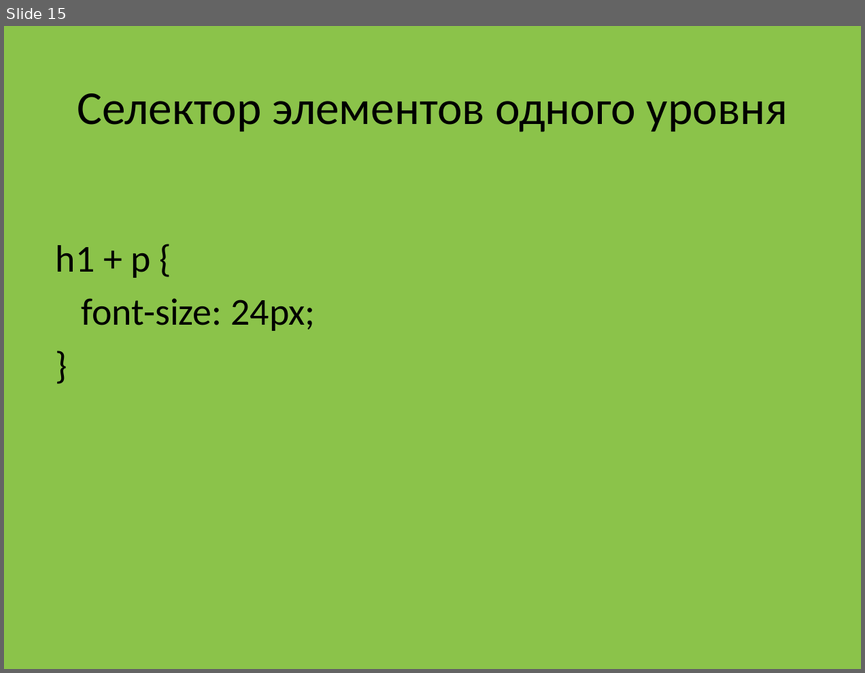
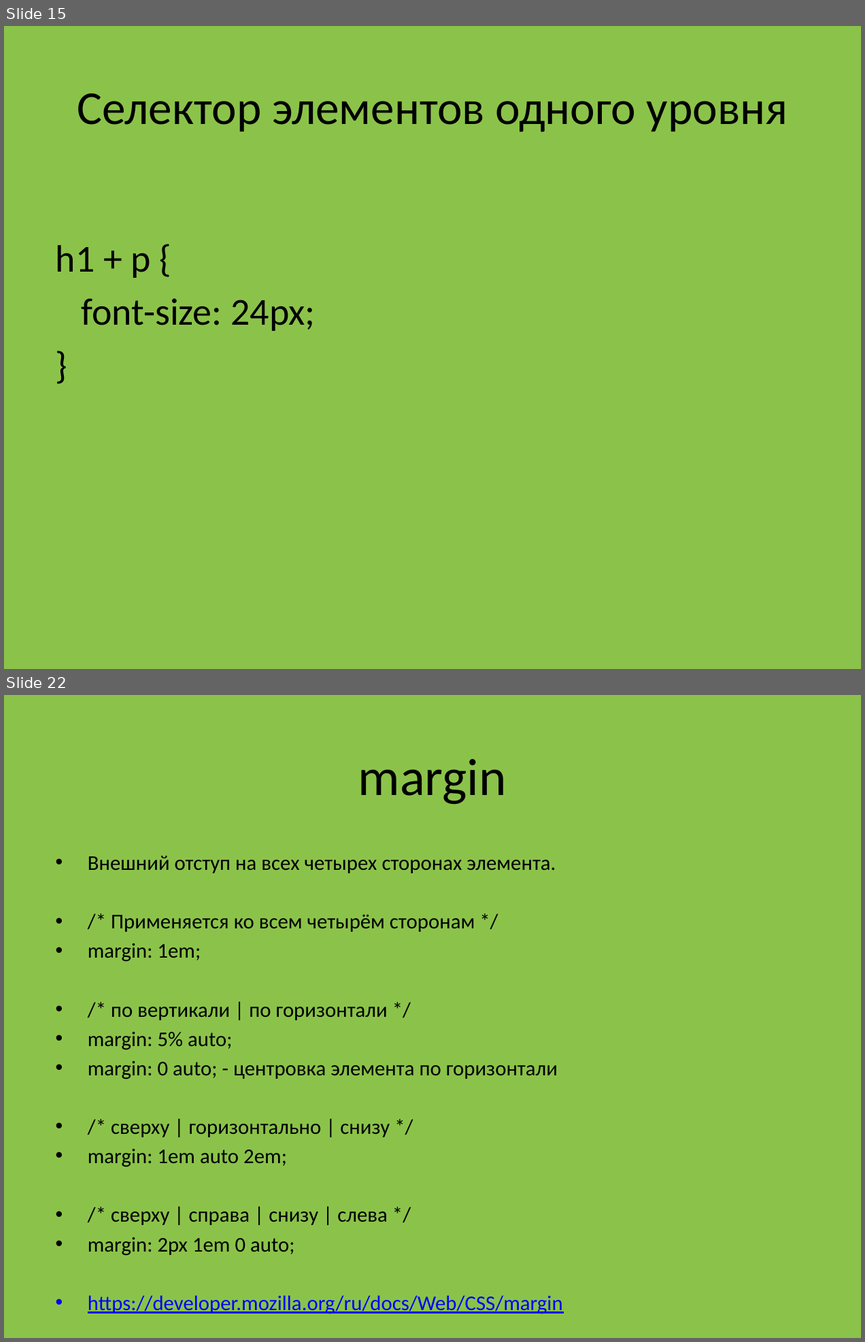
Before and after one commit to fedyashev/course-frontend-group-2, a slide deck: 00-presentation/Frontend 102.pptx. Shown one above the other, each under a label of ours: slide 15 before the commit, slides 15 and 22 after it; the slides between them are not shown. The pictures are 865x673 and 865x1342 pixels, drawn with LibreOffice and Linux fonts; fonts in the diff are those of the drawing. Boxes give left, top, right and bottom in pixels: in the first picture for what was removed or moved away, otherwise in the second. Text is boxed around its words. In the diff, an @@ line names an element or a change of style, - is before the commit and + after.

Commit message:
working on presentation 02

```diff
--- a/00-presentation/Frontend 102.pptx
+++ b/00-presentation/Frontend 102.pptx
@@ slide 22 added at (4, 695, 861, 1338), background #8BC34A @@
@@ title added at (358, 759, 507, 804), 44 pt, text #000000 @@
+margin
@@ text added at (88, 855, 563, 1314), 17.6 pt, text #000000 @@
+• Внешний отступ на всех четырех сторонах элемента.
+• /* Применяется ко всем четырём сторонам */
+• margin: 1em;
+• /* по вертикали | по горизонтали */
+• margin: 5% auto;
+• margin: 0 auto; - центровка элемента по горизонтали
+• /* сверху | горизонтально | снизу */
+• margin: 1em auto 2em;
+• /* сверху | справа | снизу | слева */
+• margin: 2px 1em 0 auto;
+• https://developer.mozilla.org/ru/docs/Web/CSS/margin
```
Also in this commit, not shown: 7 other slides added.
